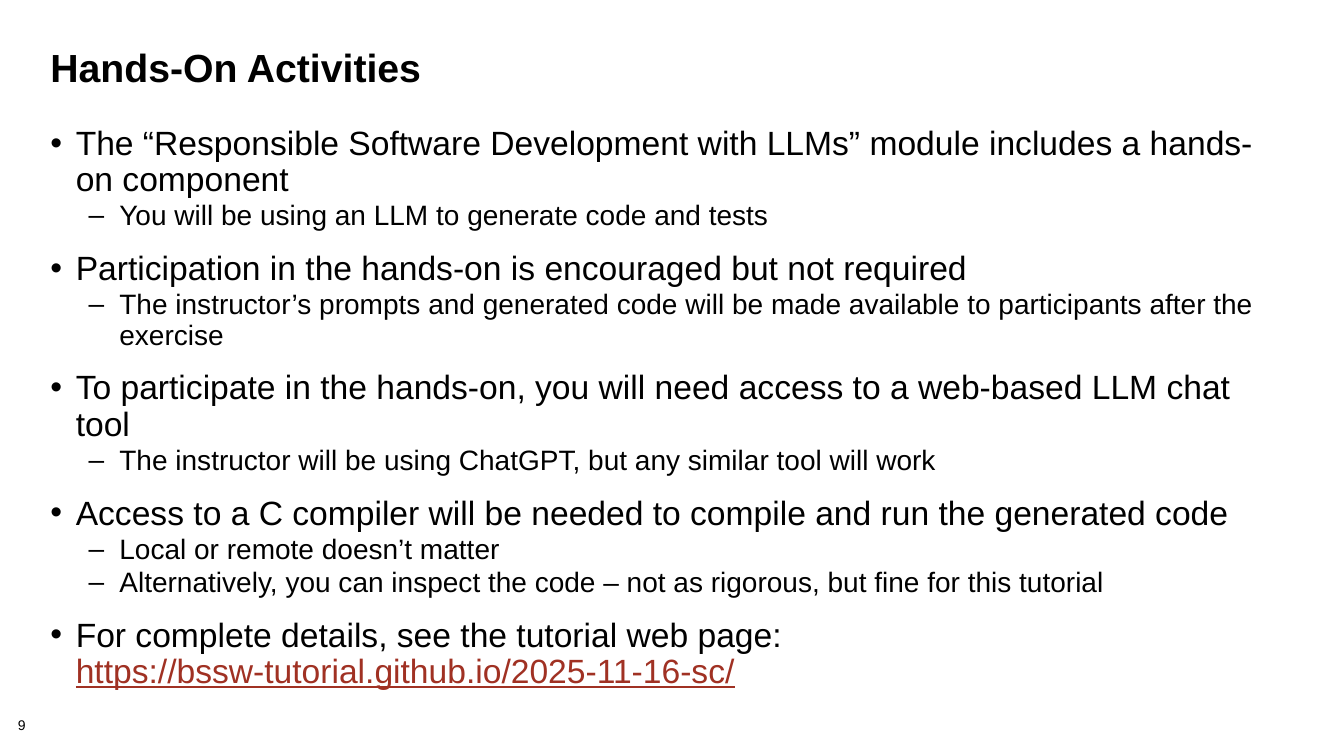
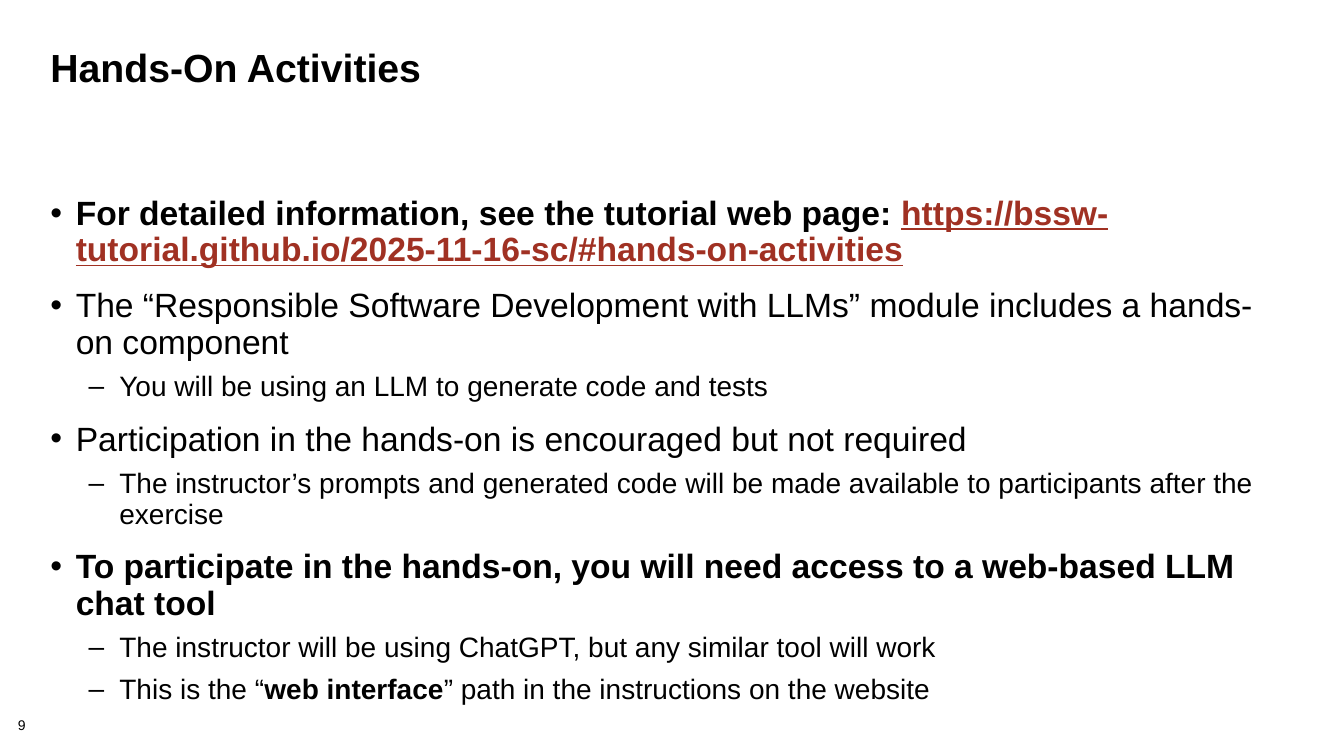
Before and after one commit to bssw-tutorial/presentations, a slide deck: slide 9 of intro.pptx. Drawn at 1344x756 pixels with LibreOffice and Linux fonts; fonts in the diff are those of the drawing. Boxes give left, top, right and bottom in pixels: in the first picture for what was removed or moved away, otherwise in the second. Text is boxed around its words. In the diff, an @@ line names an element or a change of style, - is before the commit and + after.

Commit message:
Final (?) revision of hands-on instruction slide

```diff
--- a/intro.pptx
+++ b/intro.pptx
@@ text "For detailed information, see the ...": place and size @@
-text "For detailed information, see the ..." at (76,130,1253,690)
+text "For detailed information, see the ..." at (76,200,1253,704)
@@ text at (76,200,1108,268): paragraph added @@
+• For detailed information, see the tutorial web page: https://bssw-tutorial.github.io/2025-11-16-sc/#hands-on-activities
@@ text at (76,375,1252,662): bold on in "To participate in the hands-on, you will ..."; more space between paragraphs @@
@@ text at (119,678,930,704): text changed; size 24 to 20 pt @@
-• Access to a C compiler will be needed to compile and run the generated code
-  – Local or remote doesn’t matter
-  – Alternatively, you can inspect the code – not as rigorous, but fine for this tutorial
-• For complete details, see the tutorial web page: https://bssw-tutorial.github.io/2025-11-16-sc/
+  – This is the “web interface” path in the instructions on the website
```
Also in this commit, not shown: 1 other slide changed.
